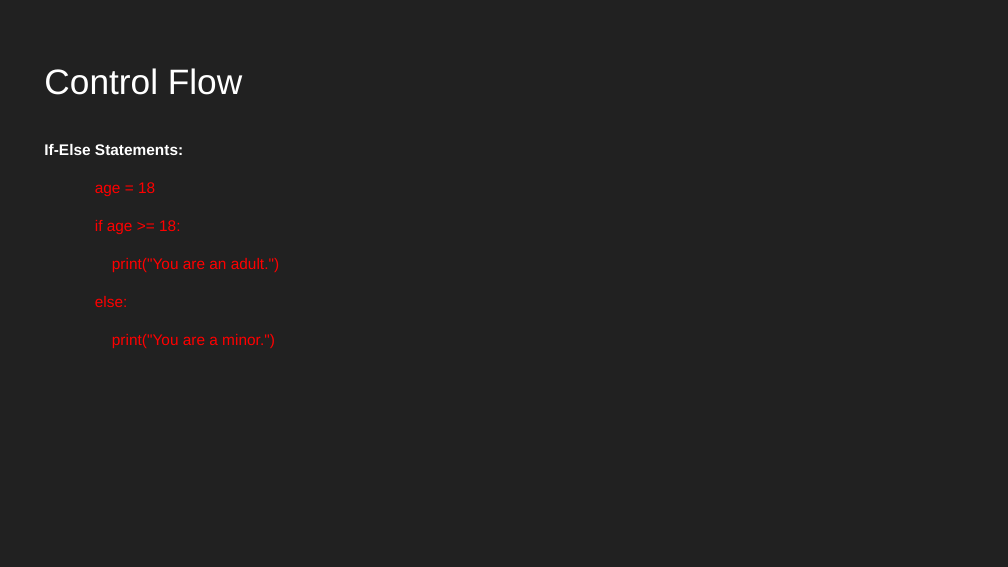
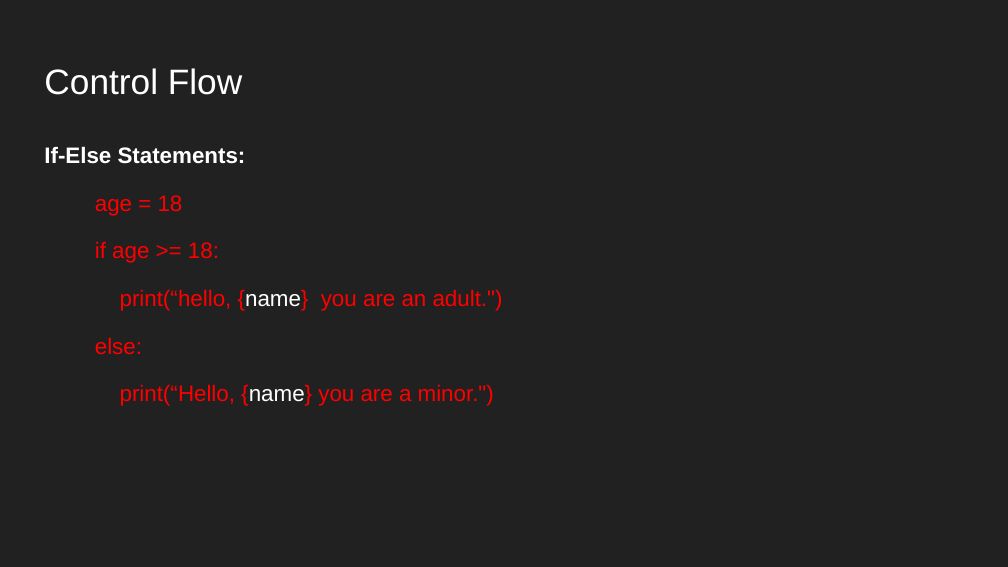
Before and after one commit to nsolaf1/Technology_Programming, a slide deck: slide 8 of Slides/Lesson 2 Intro to Python.pptx. Drawn at 1008x567 pixels with LibreOffice and Linux fonts; fonts in the diff are those of the drawing. Boxes give left, top, right and bottom in pixels: in the first picture for what was removed or moved away, otherwise in the second. Text is boxed around its words. In the diff, an @@ line names an element or a change of style, - is before the commit and + after.

```diff
--- a/Slides/Lesson 2 Intro to Python.pptx
+++ b/Slides/Lesson 2 Intro to Python.pptx
@@ text at box(44, 146, 246, 355): size 11 to 16 pt in "If-Else Statements:", "age = 18", "if age >= 18:", "else:" @@
@@ text at box(120, 289, 503, 311): text changed; size 11 to 16 pt @@
-print("You are an adult.")
+print(“hello, {name} you are an adult.")
@@ text at box(120, 384, 494, 406): text changed; size 11 to 16 pt @@
-print("You are a minor.")
+print(“Hello, {name} you are a minor.")
```
Also in this commit, not shown: 32 other files.
